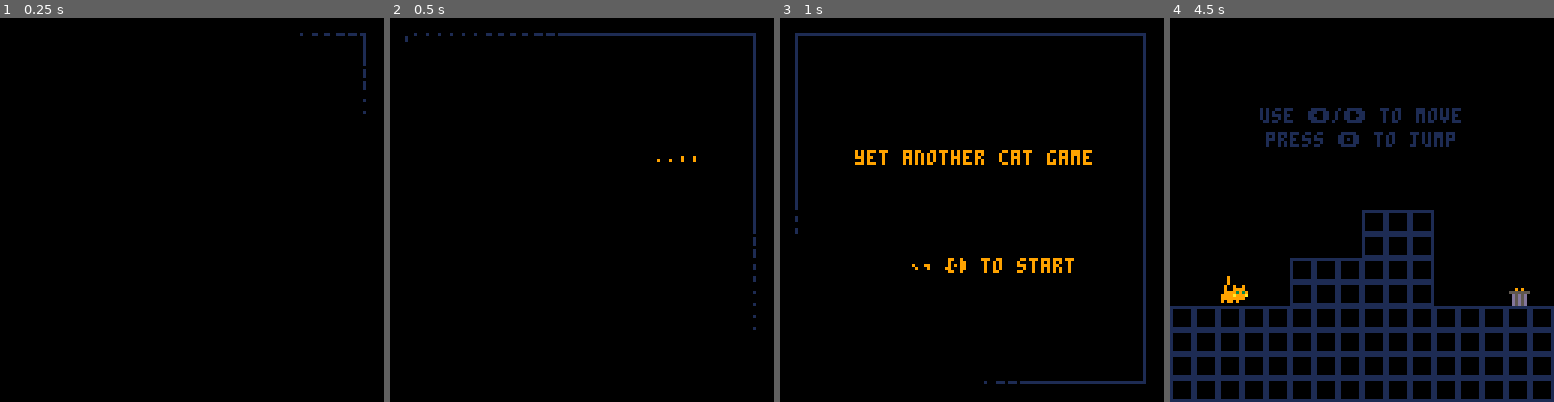
Above: before the commit, frames 1-4 (left to right).
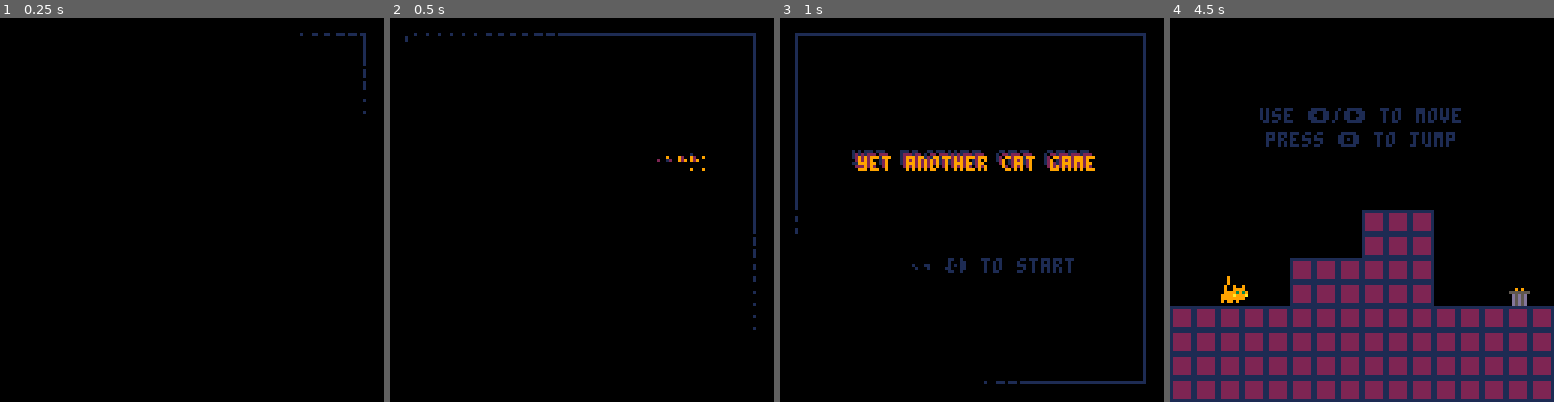
Above: after the commit, the same moments.

Repository: Grouflon/GGJ2021
Game: PICO-8 cartridge cat.p8
Two runs of this game, one before a commit and one after it. Both use one fixed random seed, a clock stepped at 60 frames per second and the inputs below.
Inputs:
- Up to frame 1 (0.25 s): no input
- Up to frame 2 (0.5 s): no input
- Up to frame 3 (1 s): tap O (Z key) at 0.7 s
- Up to frame 4 (4.5 s): hold Right 1.6-2.1 s; tap O (Z key) every 0.4 s from 1.7 to 4.1 s; hold Right 2.47-3.03 s; hold Left 3.08-3.58 s; hold Right from 4.02 s (still down)

Frame 1 is identical in both runs. In frame 2, 0.1% of the frame differs, in the area x 69-83%, y 35-40%; in frame 3, 2.9%; in frame 4, 18%, in the area x 0-100%, y 50-100%.

Commit message:
color tweak

Diff:
--- a/cat.p8
+++ b/cat.p8
@@ -161,12 +161,12 @@
 00000000000000000000000000000000000000000000000000000000000000000000000000000000000000000000000000000000000000000000000000000000
 00000000000000000000000000000000000000000000000000000000000000000000000000000000000000000000000000000000000000000000000000000000
 11111111000000001111111111111111111111110000000022222222222222222222222200000000000000000000000000000000000000000000000000000000
-10000001000000001000000110777701107777010000000020000002207777022077770200000000000000000000000000000000000000000000000000000000
-100000010000000010111101101117011010070100bbbb0020222202202227022020070270070777000000000000000000000000000000000000000000000000
-100000010000500010100101107777011017770100b00b0020200202207777022027770277070707000000000000000000000000000000000000000000000000
-100000010005550010100101107001011010070100b00b0020200202207002022020070270770707000000000000000000000000000000000000000000000000
-100000010055555010111101107777011077770100bbbb0020222202207777022077770270070777000000000000000000000000000000000000000000000000
-10000001055555551000000110000001100000010000000020000002200000022000000200000000000000000000000000000000000000000000000000000000
+12222221000000001222222110777701107777010000000020000002207777022077770200000000000000000000000000000000000000000000000000000000
+122222210000000012111121101117011010070100bbbb0020222202202227022020070270070777000000000000000000000000000000000000000000000000
+122222210000700012122121107777011017770100b00b0020200202207777022027770277070707000000000000000000000000000000000000000000000000
+122222210007770012122121107001011010070100b00b0020200202207002022020070270770707000000000000000000000000000000000000000000000000
+122222210077777012111121107777011077770100bbbb0020222202207777022077770270070777000000000000000000000000000000000000000000000000
+12222221077777771222222110000001100000010000000020000002200000022000000200000000000000000000000000000000000000000000000000000000
 11111111111111111111111111111111111111110000000022222222222222222222222200000000000000000000000000000000000000000000000000000000
 00000000000000000000000000000000000000000000000000000000000000000000000000000000000000000000000000000000000000000000000000000000
 00000000000000000000000000000000000000000000000000000000000000000000000000000000000000000000000000000000000000000000000000000000
@@ -354,12 +354,12 @@
 0000000000000000000000004040000000400000000000004000004040404040404040404040404040404040404040404141404040414141404040404000004040404040404040404000004000000000000000004000004000004000004040000040000040000040000000000000000040400000000000000000000000004040
 0000000000000000000000004040000000400000000000000000004040404040404040404040404040404040404040404040404040404040404040404000000000000000000000000000004000000000000000004000000000004000000000000040000000000040000000000000000040000000000000000001000000000040
 0000000000010000000000004000000040400000000000000000004000000000000000000000000000000000000000000000000000000000000000004000000000000000000000000000004000000000000000004000000000004000000000000040000000000040000000000000000040000045000000004400004500000040
-000000404040404040404040400000004040404040400000000000400000000000000000000000000000000000450000450000450000000000000000400000000000000000000000000a004000000000000000000000000000000000000000000000000000000000000000000000000040000000000000000000000000000040
+000000404040404040404040400000004040404040400000000000400000000000000000000000000000000000000000000000000000000000000000400000000000000000000000000a004000000000000000000000000000000000000000000000000000000000000000000000000040000000000000000000000000000040
 0000000000000000000000004000000040400000000000000000004000000000000000000000000000000000000000000000000000000000000000004040404040404000004040404040404000000000000000000000000000000000000001000000000000000000000000000000000040000000000000000000000000000040
-000000000000000000000000400000000040000000000000000000400000000a000000000000000000000000000000494749000000000000000000004040404040404000004040404040404041414141414141414141414141414141404040404141414141414141414141414141414140414141414141414141414141414140
-4141414141414141414141414000000a00400000000000000000004040404040400000000000000000004000494749000000000000000000000000004040404040404000004040404040404040404040404040404040404040404040404040404040404040404040404040404040404040404040404040404040404040404040
-4040404040404040404040404040404040404040404040404040404040404040400000000000000000004000000000000000494749004040404000004040404040404000004040404040404000000000000000000000000000000000000000000000000000000000000000000000000000000000000000000000000000000000
-0000000000000000000000000000000000000000000000000000004000000000000045000000004349004000004500004500004500000000004000004040404040404000014040404040404000000000000000000000000000000000000000000000000000000000000000000000000000000000000000000000000000000000
+000000000000000000000000400000000040000000000000000000400000000a000000000000000000000000000000000000400000000000000000004040404040404000004040404040404041414141414141414141414141414141404040404141414141414141414141414141414140414141414141414141414141414140
+4141414141414141414141414000000a00400000000000000000004040404040400000000000000000004000000000000000000000000000000000004040404040404000004040404040404040404040404040404040404040404040404040404040404040404040404040404040404040404040404040404040404040404040
+4040404040404040404040404040404040404040404040404040404040404040400000000000000000004000000000000000000000004040404000004040404040404000004040404040404000000000000000000000000000000000000000000000000000000000000000000000000000000000000000000000000000000000
+0000000000000000000000000000000000000000000000000000004000000000000045000000004349004000450047000045000040000000004000004040404040404000014040404040404000000000000000000000000000000000000000000000000000000000000000000000000000000000000000000000000000000000
 0000000000000000000000000000000000000000000000000000004000000000000000000000004900004000000000000000000000000000004000004040404040404040404040404040404000000000000000000000000000000000000000000000000000000000000000000000000000000000000000000000000000000000
 0000000000000000000000000000000000000000000000000000004000000000000000000000000000000000000000000000000000000000000000004000000000000000000000000000004000000000000000000000000000000000000000000000000000000000000000000000000000000000000000000000000000000000
 0000000000000000000000000000000000000000000000000000004000000000000000000000000000000000000000000000000000000000000000004000000000000000000000000000004000000000000000000000000000000000000000000000000000000000000000000000000000000000000000000000000000000000
--- a/game.lua
+++ b/game.lua
@@ -4,7 +4,7 @@
 
 blackout_color = 0
 
---override_level_start = 5
+--override_level_start = 6
 level_list = {
   { 28, 0, 43, 15 }, -- move tuto
   { 45, 0, 60, 15 }, -- gaps tuto
@@ -78,9 +78,11 @@
 
     rect(5, 5, 121, 121, 1)
 
-    color(9)
-    print("yet another cat game" , 25, 44)
-    print("press 🅾️ to start" , 31, 80)
+    local _title_x, _title_y = 24, 44
+    print("yet another cat game" , _title_x, _title_y, 1)
+    print("yet another cat game" , _title_x + 1, _title_y + 1, 2)
+    print("yet another cat game" , _title_x + 2, _title_y + 2, 9)
+    print("press 🅾️ to start" , 31, 80, 1)
     color()
   end,
   exit = function()
@@ -117,8 +119,8 @@
 
     color(9)
     print("the end" , 51, 30)
-    print("a game by remi bismuth" , 22, 50)
-    print("made in 48h for ggj2021" , 20, 58)
+    print("a game by remi bismuth" , 20, 50)
+    print("made in 48h for ggj2021" , 18, 58)
     print("press 🅾️ to continue" , 24, 85)
     color()
   end,
--- a/kitten.lua
+++ b/kitten.lua
@@ -71,7 +71,7 @@
         --log(tostring(_origin).." "..tostring(_origin2))
         local _total_len = _origin:sub(_origin2):len()
         local _final_radius = 4
-        local _color = 2
+        local _color = 13
 
         --[[visit_line(_origin2.x, _origin2.y, _origin.x, _origin.y, function(__x, __y)
           local _l = vec2.new(__x,__y):sub(_origin2):len()
Not shown, changed: the thumbnail (__label__) section of cat.p8
